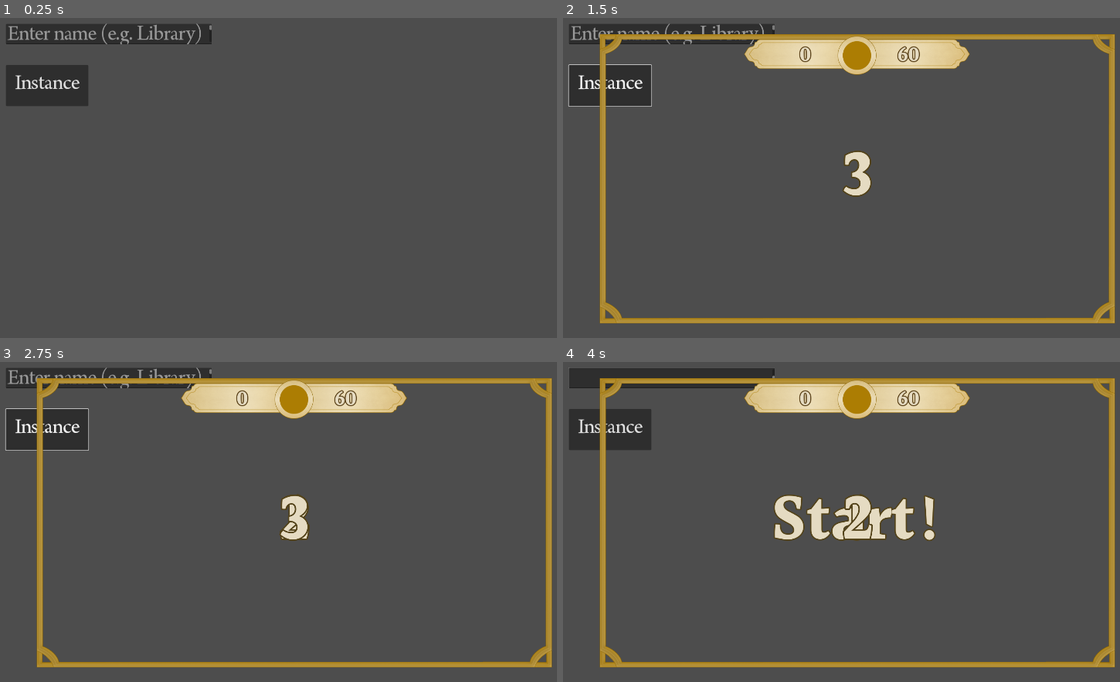
Above: before the commit, frames 1-4 (two rows, left to right).
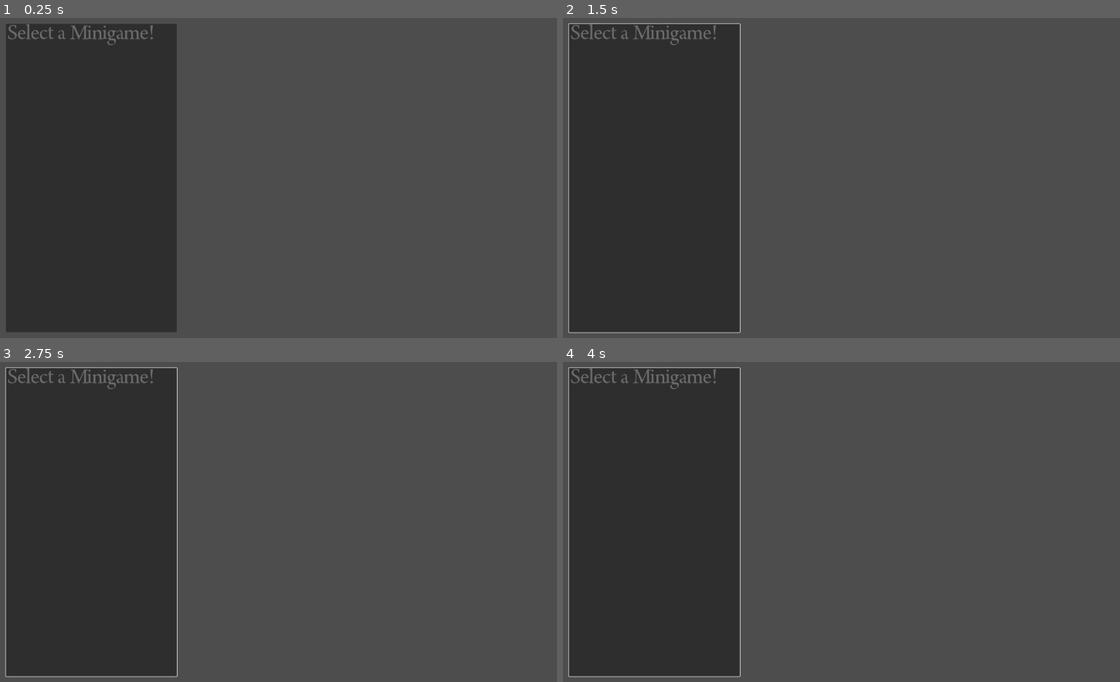
Above: after the commit, the same moments.

Repository: eigenstuffs/SRS
Game: Godot game, scene res://tools/debug/debug_minigame.tscn
The game is run twice, just before and just after one commit, with the same random seed, the same clock (stepped at 60 frames per second) and the same inputs. This scene is started directly instead of the project's main scene.
Inputs (mouse positions are in pixels of both pictures, inside the frame that each line leads up to):
- Up to frame 1 (0.25 s): no input
- Up to frame 2 (1.5 s): click (607, 85) at 0.5 s, where only the run before the commit has a clickable "Instance"; tap Enter (ui_accept) at 1.25 s; move the mouse to (991, 158) at 1.27 s; hold Right (ui_right) from 1.28 s (still down); click (991, 158) at 1.35 s
- Up to frame 3 (2.75 s): tap Enter (ui_accept) at 1.52, 2, 2.27 s; move the mouse to (172, 538) at 2.02 s; release Right (ui_right) at 2.03 s; hold Down (ui_down) from 2.03 s (still down); click (172, 538) at 2.1 s
- Up to frame 4 (4 s): tap Enter (ui_accept) at 2.75, 3.5, 3.77 s; move the mouse to (919, 445) at 2.77 s; release Down (ui_down) at 2.78 s; hold Right (ui_right) 2.78-3.53 s; click (919, 445) at 2.85 s; move the mouse to (824, 589) at 3.52 s; hold Up (ui_up) from 3.53 s (still down); click (824, 589) at 3.6 s

The runs differ from the first frame. In frame 1, 27% of the frame differs, in the area x 1-39%, y 1-99%; in frame 2, 35%; in frame 3, 35%; in frame 4, 37%, in the area x 0-100%, y 1-99%.
Error before the commit: Invalid access to property or key 'time' on a base object of type 'Nil'. (res://tools/minigame_holder/minigame_holder.gd:23)

Commit message:
Minigame API changes
Notable changes/additions:

* Logic for finding minigame metadata (i.e., name, scene, etc.) has been decoupled to a new static wrapper, `minigame_registry.gd`.

* An abstract minigame class (extending `SubViewport`) has been created so we can guarantee certain signals exist when using a minigame

Diff:
--- a/tools/debug/debug_minigame.gd
+++ b/tools/debug/debug_minigame.gd
@@ -1,6 +1,16 @@
 extends Control
 
-@onready var text = $TextEdit
+#@onready var text = $TextEdit
+@onready var minigame_list : ItemList = $ItemList
 
-func _on_skip_pressed():
-	Util.create_minigame($CanvasLayer, $TextEdit.text)
+func _ready() -> void:
+	for name in MinigameRegistry.minigames:
+		minigame_list.add_item('  %s' % name)
+
+#func _on_skip_pressed():
+	#Util.create_minigame($CanvasLayer, $TextEdit.text)
+
+func _on_item_list_item_activated(index: int) -> void:
+	var name : String = minigame_list.get_item_text(index).strip_edges()
+	Util.create_minigame($CanvasLayer, name)
+	minigame_list.focus_mode = Control.FOCUS_NONE
--- a/tools/debug/debug_minigame.tscn
+++ b/tools/debug/debug_minigame.tscn
@@ -4,14 +4,11 @@
 
 [node name="DebugMinigames" type="Control"]
 layout_mode = 3
-anchors_preset = 15
-anchor_right = 1.0
-anchor_bottom = 1.0
-grow_horizontal = 2
-grow_vertical = 2
+anchors_preset = 0
 script = ExtResource("1_n8757")
 
 [node name="TextEdit" type="TextEdit" parent="."]
+visible = false
 layout_mode = 0
 offset_left = 64.0
 offset_top = 64.0
@@ -21,14 +18,32 @@
 placeholder_text = "Enter name (e.g. Library)"
 
 [node name="Skip" type="Button" parent="."]
+visible = false
 layout_mode = 0
-offset_left = 64.0
-offset_top = 192.0
-offset_right = 320.0
-offset_bottom = 320.0
+offset_left = 77.0
+offset_top = 518.0
+offset_right = 333.0
+offset_bottom = 646.0
 theme_override_font_sizes/font_size = 64
 text = "Instance"
 
 [node name="CanvasLayer" type="CanvasLayer" parent="."]
 
+[node name="ItemList" type="ItemList" parent="."]
+layout_mode = 0
+offset_left = 64.0
+offset_top = 64.0
+offset_right = 595.0
+offset_bottom = 1024.0
+theme_override_constants/h_separation = 0
+theme_override_constants/v_separation = 0
+theme_override_constants/line_separation = 0
+theme_override_font_sizes/font_size = 64
+auto_height = true
+item_count = 1
+item_0/text = "Select a Minigame!"
+item_0/selectable = false
+item_0/disabled = true
+
 [connection signal="pressed" from="Skip" to="." method="_on_skip_pressed"]
+[connection signal="item_activated" from="ItemList" to="." method="_on_item_list_item_activated"]
--- a/tools/minigame_holder/minigame_holder.gd
+++ b/tools/minigame_holder/minigame_holder.gd
@@ -1,30 +1,26 @@
-extends Control
+class_name MinigameHolder extends Control
 
-class_name MinigameHolder
-
-const MINIGAME_LIST : MinigameList = preload("res://tools/minigames/MinigameList.tres")
+const MINIGAME_VIEWPORT_DIMS : Vector2 = Vector2(1600, 900)
 
 var points : int = 0
 
 signal finished(points)
 
 func initiate_minigame(which : String):
-	var list : Array = MINIGAME_LIST.minigame_list
-	var resource
-	for i : Resource in list:
-		if i.minigame == which:
-			resource = i
-			var a = load(resource.scene).instantiate()
-			$Game.add_child(a)
-			a.connect("update_points", update_points)
-		else:
-			print("No such minigame!")
+	if MinigameRegistry.has_key(which):
+		var metadata : MinigameInfo = MinigameRegistry.get_metadata(which)
+		var minigame : Minigame = load(metadata.scene).instantiate()
+		minigame.size = MINIGAME_VIEWPORT_DIMS
+		$Game.add_child(minigame)
+		minigame.connect("update_points", update_points)
 
-	if resource.time != 0:
-		$UI.gameTimeCount = resource.time
-		$UI/GameTimer/TextureProgressBar.max_value = resource.time
-		$UI/GameTimer/TextureProgressBar.value = resource.time
-		$UI/GameTimer/TimeLabel.text = str(resource.time)
+		if metadata.time <= 0: return
+		$UI.gameTimeCount = metadata.time
+		$UI/GameTimer/TextureProgressBar.max_value = metadata.time
+		$UI/GameTimer/TextureProgressBar.value = metadata.time
+		$UI/GameTimer/TimeLabel.text = str(metadata.time)
+	else:
+		printerr("No such minigame %s!" % which)
 
 func update_points(new : int):
 	points = new
--- a/tools/minigames/MinigameList.tres
+++ /dev/null
@@ -1,8 +0,0 @@
-[gd_resource type="Resource" script_class="MinigameList" load_steps=3 format=3 uid="uid://5hym76i6sluw"]
-
-[ext_resource type="Resource" uid="uid://dcldtrosbjch" path="res://tools/minigames/Library.tres" id="1_djwky"]
-[ext_resource type="Script" path="res://tools/minigames/minigame_list.gd" id="1_w74pb"]
-
-[resource]
-script = ExtResource("1_w74pb")
-minigame_list = Array[Resource("res://tools/minigames/minigame.gd")]([ExtResource("1_djwky")])
--- /dev/null
+++ b/tools/minigames/default_minigames.tres
@@ -0,0 +1,15 @@
+[gd_resource type="Resource" script_class="MinigameList" load_steps=5 format=3 uid="uid://5hym76i6sluw"]
+
+[ext_resource type="Resource" uid="uid://dcldtrosbjch" path="res://tools/minigames/Library.tres" id="1_djwky"]
+[ext_resource type="Script" path="res://tools/minigames/minigame_list.gd" id="1_w74pb"]
+[ext_resource type="Script" path="res://tools/minigames/minigame_info.gd" id="2_rf6v8"]
+
+[sub_resource type="Resource" id="Resource_1ll60"]
+script = ExtResource("2_rf6v8")
+name = "Rhythm"
+scene = "res://tools/minigames/rhythm/rhythm_minigame.tscn"
+time = 0
+
+[resource]
+script = ExtResource("1_w74pb")
+minigame_list = Array[ExtResource("2_rf6v8")]([ExtResource("1_djwky"), SubResource("Resource_1ll60")])
--- a/tools/minigames/minigame.gd
+++ b/tools/minigames/minigame.gd
@@ -1,9 +1,10 @@
-extends Resource
+class_name Minigame extends SubViewport
+## An abstract minigame. Should be extended in the main script for each minigame.
 
-class_name Minigame
+signal minigame_finished(points : int)
+signal update_points(points : int)
 
-@export var minigame : String
+@export var points : int = 0
 
-@export_file("*.tscn") var scene
-
-@export var time : int = 0
+func _end() -> void:
+	minigame_finished.emit(points)
--- /dev/null
+++ b/tools/minigames/minigame_info.gd
@@ -0,0 +1,9 @@
+extends Resource
+
+class_name MinigameInfo
+
+@export var name : String
+
+@export_file("*.tscn") var scene
+
+@export var time : int = 0
--- a/tools/minigames/minigame_list.gd
+++ b/tools/minigames/minigame_list.gd
@@ -2,4 +2,4 @@
 
 class_name MinigameList
 
-@export var minigame_list : Array[Minigame]
+@export var minigame_list : Array[MinigameInfo]
--- /dev/null
+++ b/tools/minigames/minigame_registry.gd
@@ -0,0 +1,24 @@
+class_name MinigameRegistry extends Node
+## Static [class_name MinigameList] wrapper for easier global lookup. Depends on a
+## predefined minigame list resource!
+
+const MINIGAME_LIST_RESOURCE_DIR : String = 'res://tools/minigames/default_minigames.tres'
+
+static var minigames : Dictionary = {}
+
+static func _static_init() -> void:
+	var minigame_list = load(MINIGAME_LIST_RESOURCE_DIR)
+	for minigame in minigame_list.minigame_list:
+		register(minigame)
+	#minigames.make_read_only()
+
+static func register(minigame : MinigameInfo) -> void:
+	assert(minigame.name && minigame.scene && minigame.time != null)
+	minigames[minigame.name] = minigame
+	print('Registered minigame: %s' % minigame.name)
+
+static func get_metadata(m_name : String) -> MinigameInfo:
+	return minigames[m_name]
+
+static func has_key(m_name : String) -> bool:
+	return minigames.has(m_name)
--- /dev/null
+++ b/tools/minigames/rhythm/rhythm_minigame.gd
@@ -0,0 +1,7 @@
+class_name RhythmMinigame extends Minigame
+
+func _ready() -> void:
+	pass
+
+func _end() -> void:
+	minigame_finished.emit(0)
--- /dev/null
+++ b/tools/minigames/rhythm/rhythm_minigame.tscn
@@ -0,0 +1,35 @@
+[gd_scene load_steps=9 format=3 uid="uid://0qt8i17a6sjh"]
+
+[ext_resource type="Script" path="res://tools/minigames/rhythm/rhythm_minigame.gd" id="1_pb007"]
+[ext_resource type="Texture2D" uid="uid://dnodymyvasg6y" path="res://tools/minigames/rhythm/assets/bg.jpg" id="2_ahkas"]
+[ext_resource type="PackedScene" uid="uid://6kqupwwsa2f0" path="res://tools/minigames/rhythm/key/board.tscn" id="3_jy8mj"]
+[ext_resource type="PackedScene" uid="uid://b4707jscv3wq5" path="res://tools/minigames/rhythm/sound/note_spawner.tscn" id="4_sd6aa"]
+[ext_resource type="AudioStream" uid="uid://cp1lq5rjgk282" path="res://tools/minigames/rhythm/assets/beatmaps/shop.mp3" id="5_0ssek"]
+
+[sub_resource type="PanoramaSkyMaterial" id="PanoramaSkyMaterial_0rtgb"]
+panorama = ExtResource("2_ahkas")
+
+[sub_resource type="Sky" id="Sky_uc8jg"]
+sky_material = SubResource("PanoramaSkyMaterial_0rtgb")
+
+[sub_resource type="Environment" id="Environment_6e5wd"]
+background_mode = 2
+sky = SubResource("Sky_uc8jg")
+sky_rotation = Vector3(0, 1.39626, -0.567232)
+tonemap_mode = 2
+glow_enabled = true
+
+[node name="RhythmMinigame" type="SubViewport"]
+size = Vector2i(1920, 1080)
+script = ExtResource("1_pb007")
+
+[node name="Camera3D" type="Camera3D" parent="."]
+transform = Transform3D(1, 0, 0, 0, 0.760406, 0.649448, 0, -0.649448, 0.760406, 0, 1.1, 4.35)
+
+[node name="WorldEnvironment" type="WorldEnvironment" parent="."]
+environment = SubResource("Environment_6e5wd")
+
+[node name="Board" parent="." instance=ExtResource("3_jy8mj")]
+
+[node name="NoteSpawner" parent="." instance=ExtResource("4_sd6aa")]
+stream = ExtResource("5_0ssek")
--- a/tools/minigames/rhythm/rhythm_test.tscn
+++ /dev/null
@@ -1,32 +0,0 @@
-[gd_scene load_steps=8 format=3 uid="uid://0qt8i17a6sjh"]
-
-[ext_resource type="Texture2D" uid="uid://dnodymyvasg6y" path="res://tools/minigames/rhythm/assets/bg.jpg" id="1_0w44q"]
-[ext_resource type="PackedScene" uid="uid://b4707jscv3wq5" path="res://tools/minigames/rhythm/sound/note_spawner.tscn" id="2_13rkc"]
-[ext_resource type="AudioStream" uid="uid://cp1lq5rjgk282" path="res://tools/minigames/rhythm/assets/beatmaps/shop.mp3" id="3_opcnk"]
-[ext_resource type="PackedScene" uid="uid://6kqupwwsa2f0" path="res://tools/minigames/rhythm/key/board.tscn" id="4_wdsqj"]
-
-[sub_resource type="PanoramaSkyMaterial" id="PanoramaSkyMaterial_0rtgb"]
-panorama = ExtResource("1_0w44q")
-
-[sub_resource type="Sky" id="Sky_uc8jg"]
-sky_material = SubResource("PanoramaSkyMaterial_0rtgb")
-
-[sub_resource type="Environment" id="Environment_6e5wd"]
-background_mode = 2
-sky = SubResource("Sky_uc8jg")
-sky_rotation = Vector3(0, 1.39626, -0.567232)
-tonemap_mode = 2
-glow_enabled = true
-
-[node name="Game" type="Node3D"]
-
-[node name="Camera3D" type="Camera3D" parent="."]
-transform = Transform3D(1, 0, 0, 0, 0.760406, 0.649448, 0, -0.649448, 0.760406, 0, 1.1, 4.35)
-
-[node name="WorldEnvironment" type="WorldEnvironment" parent="."]
-environment = SubResource("Environment_6e5wd")
-
-[node name="Board" parent="." instance=ExtResource("4_wdsqj")]
-
-[node name="NoteSpawner" parent="." instance=ExtResource("2_13rkc")]
-stream = ExtResource("3_opcnk")
